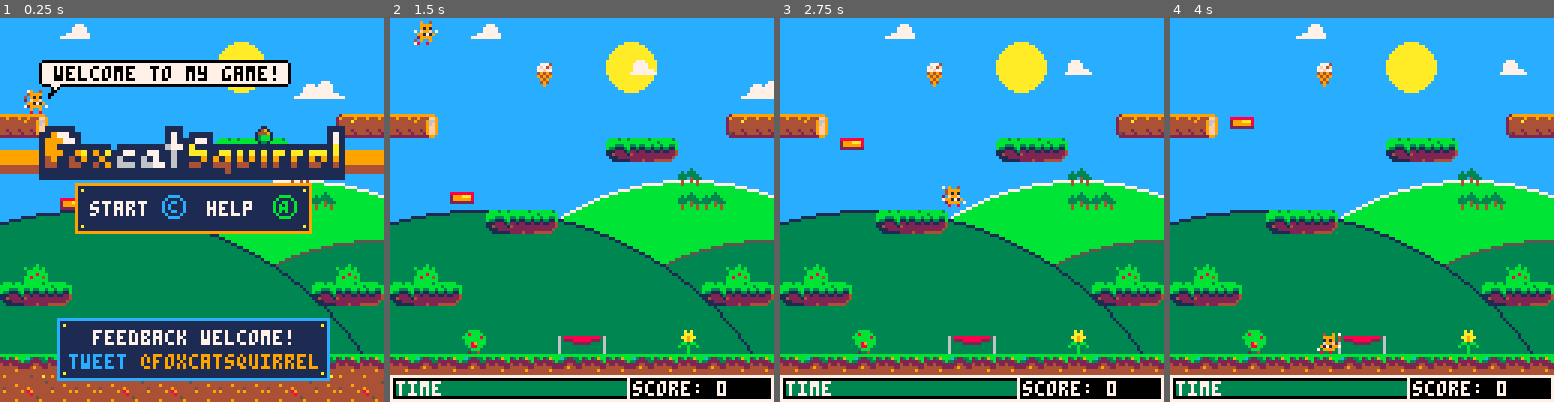
Above: before the commit, frames 1-4 (left to right).
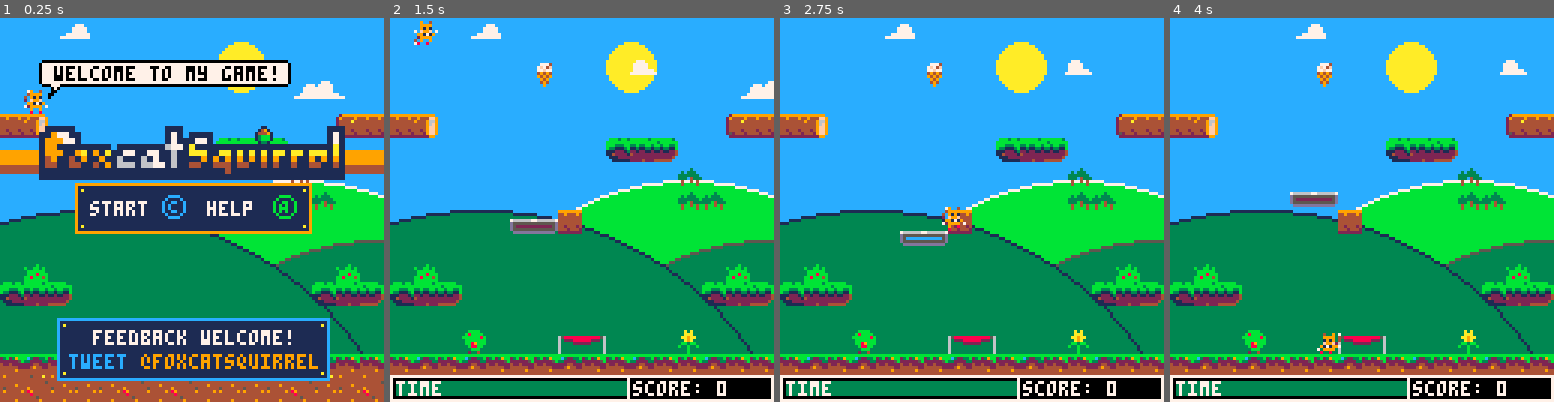
Above: after the commit, the same moments.

Repository: daddynewts/foxcatsquirrel
Game: PICO-8 cartridge foxcatsquirrel.p8
Same seed, same stepped clock (60 frames per second), same inputs: the game is played once before the commit and once after it.
Inputs:
- Up to frame 1 (0.25 s): no input
- Up to frame 2 (1.5 s): tap X (X key) at 0.33, 1.07 s; tap O (Z key) at 0.7 s
- Up to frame 3 (2.75 s): hold Right 1.6-2.1 s; tap O (Z key) at 1.7, 2.1, 2.5 s; tap X (X key) at 1.85 s; hold Right from 2.47 s (still down)
- Up to frame 4 (4 s): tap O (Z key) at 2.9, 3.3, 3.7 s; tap X (X key) at 2.97 s; release Right at 3.03 s; hold Left 3.08-3.58 s; hold Down 3.63-3.97 s

The runs differ from the first frame. In frame 1, 0.1% of the frame differs, in the area x 15-20%, y 46-50%; in frame 2, 1.6%; in frame 3, 2.2%, in the area x 15-50%, y 31-60%; in frame 4, 2.1%.

Commit message:
Moving platforms
They're working well! Except the horizontal ones so far.

Diff:
--- a/foxcatsquirrel.p8
+++ b/foxcatsquirrel.p8
@@ -7,6 +7,10 @@
 -- init + variables
 
 function _init()
+
+  level=0
+ count=0
+ points=0
 
  delay=100
 
@@ -72,20 +76,21 @@
   dead=false,
   }
 
- level=0
- count=0
- points=0
 
  cam_x=level*128
  cam_y=0
 
  -- v for vertical
  vplatform={
-  x=20,
+  x=40,
   y=60,
   maxy=100,
   miny=10,
-  sp=30,
+  dy=0,
+  spoffl=20,
+  spoffr=21,
+  sponl=22,
+  sponr=23,
  }
 
  -- h for horizontal
@@ -346,7 +351,7 @@
 
  player.dx*=friction
 
- -- controls
+  -- controls
  if btn(⬅️) then
     player.dx-=player.acc
     player.running=true
@@ -537,6 +542,9 @@
  if player.y<1 then
     player.y=1
  end
+
+-- vplatform.dy+=gravity
+ vplatform.y+=vplatform.dy
 end
 
 function player_animate()
@@ -724,7 +732,59 @@
  end
 end
 -->8
--- empty
+-- gimmicks
+
+function level_gimmicks()
+
+ -- moving platform
+ --vplatform.x-=2*sin(t())
+ vplatform.y-=2*cos(t())
+
+ --vplatform.y-=4*sin(t())
+
+ if vplatform.y > player.y---8 -- -4
+ and vplatform.y < player.y+8 -- +4
+  and vplatform.x > player.x-15 -- 4
+  and vplatform.x < player.x+6
+  and player.dy>0
+   then
+    player.y=vplatform.y-8
+    vplatform.spoffl=vplatform.sponl
+    vplatform.spoffr=vplatform.sponr
+   --player.x=vplatform.x
+    player.dy=0
+    --player.dx=0
+    player.landed=true
+    player.jumping=false
+    player.falling=false
+    player.gliding=false
+   else vplatform.spoffl=20
+        vplatform.spoffr=21
+    end
+
+ hplatform.x+=sin(t())
+
+ if  hplatform.y > player.y -- -4
+  and hplatform.y < player.y+8 -- +4
+  and hplatform.x > player.x-6 -- 4
+  and hplatform.x < player.x+6
+   then
+    player.y=hplatform.y-8
+    player.x=hplatform.x
+    player.dy=0
+    player.landed=true
+    player.jumping=false
+    player.falling=false
+    player.gliding=false
+   end
+
+-- bungee
+--if level==0 and
+-- player.y>=80 then
+--  player.dy-=2
+-- end
+end
+
 -->8
 -- grabbables
 
@@ -792,7 +852,7 @@
 function add_foodpoints()
  points+=flr(10000/timeleft)
  timeleft+=timegain	 --default 25?
- count+=10
+ count+=1
  del(foods,food)
  sfx(eat_sfx)
  crumb=pget(food.x+3,food.y+3)
@@ -901,7 +961,8 @@
   circ(30,174,110,1) -- left outline
   circfill(80,16,8,10) -- sun
   draw_clouds()
-  spr(vplatform.sp, vplatform.x,vplatform.y)
+  spr(vplatform.spoffl, vplatform.x,vplatform.y)
+  spr(vplatform.spoffr, vplatform.x+8,vplatform.y)
 
  end
 
@@ -961,51 +1022,6 @@
   music(music_level3)
  end
 end
-
-function level_gimmicks()
-
- -- moving platform
- --platform.x-=0.1
- --platform.y+=0.5
-
- vplatform.y-=3*sin(t())
-
- if vplatform.y > player.y+7 -- -4
-  and vplatform.y < player.y+8 -- +4
-  and vplatform.x > player.x-6 -- 4
-  and vplatform.x < player.x+6
-   then
-    player.y=vplatform.y-8
-    player.dy=0
-    player.landed=true
-    player.jumping=false
-    player.falling=false
-    player.gliding=false
-   end
-
- hplatform.x+=sin(t())
-
- if  hplatform.y > player.y -- -4
-  and hplatform.y < player.y+8 -- +4
-  and hplatform.x > player.x-6 -- 4
-  and hplatform.x < player.x+6
-   then
-    player.y=hplatform.y-8
-    player.x=hplatform.x
-    player.dy=0
-    player.landed=true
-    player.jumping=false
-    player.falling=false
-    player.gliding=false
-   end
-
--- bungee
---if level==0 and
--- player.y>=80 then
---  player.dy-=2
--- end
-end
-
 -->8
 -- menus
 
@@ -1515,14 +1531,14 @@
 00700700729999070299990072999907029999077299990772999900029999000099990079917190707777070077770067122777677221774af0000002288880
 00000000009009000090090000900800008008000080090000800800409009000090090000999907007007000070070006782770067287704a90000002888880
 00000000008008000080080000800000000000000000080000000000780080000008008000080080007007000070070000677700006777000400000002888880
-bbbbbbbb44444444bbbbbbbbbbbbbbbbbbbbbbbb444444400444444444444444bbbbbb0000bbbbbb00ff0000000800000777400008e800008888888800000000
-23b239bb44444444b33223bbbc3333cbbc32233b44444440044444944444444533b3bbb00bbbdb330ffff000007887007f74f0008e7e80002999aaa800000000
-2222225b4444494433222222333222333322223344444540044444444444444422b133bbbb339b22ff2fff0007777f0077f77000e7e7e0002999999800000000
-42242222454444440224422222222220222442224444444004a44444494444442222223bb3222222ffff4f007ffff800494940008e7e80002222222200000000
-44444422494444490244944422244420224944224944444004444444489444444422223bb32222240f4ff000f78887009494900008e870000000000000000000
-44444944444444440444444444444a40444444444444444004444444448444444444d2bbbb24444400ff00008877ff0009490000000007000000000000000000
-4444444444444444045444944444444044444444444444400449444544445444f444443bb34444d400000000ffff000004940000000000700000000000000000
-49444444444449440444444444944440445444a44444494004444444444449444444442332444444000000000000000000900000000000070000000000000000
+bbbbbbbb44444444bbbbbbbb4444444476666667766666677666666776666667000000000000000000ff0000000800000777400008e800000000000000000000
+23b239bb44444444bc32233b44444445d55555555555555dd55555555555555d00000000000000000ffff000007887007f74f0008e7e80000000000000000000
+2222225b444449443322223344444444d52222222222225dd5cccccccccccc5d0000000000000000ff2fff0007777f0077f77000e7e7e0000000000000000000
+42242222454444442224422249444444d55555555555555dd55555555555555d0000000000000000ffff4f007ffff800494940008e7e80000000000000000000
+444444224944444922494422489444440dddddddddddddd00dddddddddddddd000000000000000000f4ff000f78887009494900008e870000000000000000000
+4444494444444444444444444484444400000000000000000000000000000000000000000000000000ff00008877ff0009490000000007000000000000000000
+4444444444444444444444444444544400000000000000000000000000000000000000000000000000000000ffff000004940000000000700000000000000000
+4944444444444944445444a444444944000000000000000000000000000000000000000000000000000000000000000000900000000000070000000000000000
 7777777777777777011666777d6667709999999002999999000003b07999799999a99979000000000000000000088000000bb000000000000077b0000077b000
 667666766676667601d6666766666c7049444ff929444494000003b09999999799999999000000b0007777000088780000b77b00000000000b17bb000b17bb00
 6766676667666766011666d6666667709444966924444a440000bb0099a99999799f999f00000b0b07aaaa90088887800bbaa7b00077b000bbbbbbb0bbbbbbb0
@@ -1726,7 +1742,7 @@
 
 
 __gff__
-00000000000000000000000023230381030303030303030303030000000003000101000001010007070000000023030302000101001101010b0000000000111103030303030101010000232323230000010100002323008023000000000000000303000001000000000000000000000000000302010000000000000000000000
+00000000000000000000000023230381030303030303030300000000000003030101000001010007070000000023030302000101001101010b0000000000111103030303030101010000230023230000010100002323008023000000000000000303000001000000000000000000000000000302010100000000000000000000
 0000000000000000000000000000000000000000000000000000000000000000000000000000000000000000000000000000000000000000000000000000000000000000000000000000000000000000000000000000000000000000000000000000000000000000000000000000000000000000000000000000000000000000
 __map__
 0000000000000000000000000000000000000000260000000000000000000000000000000000000000000000000040414300530000530000000053000053004100000000000000000000000000000000410000000000000000000000000000210000000000000000000000000000000000000000000000000000000000000000
@@ -1737,53 +1753,53 @@
 0000000000000000004546470000000000000000000000000000003a000000250000000000000000000000560000404143000000005300000000530000000041000000000000001e1e00000000000000410000000000000000000000000000410000000000000000000000000000000000000000000000000000000000000000
 00000000000000000000000065000000000000002536240000000000000000000000000000000000000000515151404143005200005300000000530000000041000000323200001e1e00000032320000410000000000000000000000000000410000000000000000000000000000000000000000000000000000000000000000
 00000000000000000000000065650000000000000000000000000000000000000000000000000000000000000000404143000000005300000000530000000041000000000000001e1e000000000000004100000000000000000000000000004100000000000000000000000000000000002b0000000000002b00000000002b00
-000000004546470000000000000000003624000000000000000029000000002500000000003500000000000000004041430000000053003e3f00530000000041000000000000001e1e00000000000000410000000000000000000000000000410000000000000000000000000000000000000000000000000000000000000000
+000000000000003700000000000000003624000000000000000029000000002500000000003500000000000000004041430000000053003e3f00530000000041000000000000001e1e00000000000000410000000000000000000000000000410000000000000000000000000000000000000000000000000000000000000000
 00000000000000000000000000000000002600000000000000002524000000000000000074740000000000000000404143000000005050505050500000000041000000000035001e1e00350000000000410000000050000000005000000000410000000000000000000000000000000000000000000000000000000000000000
 003c0000000000000000000000003c00000000000000000000000000000000000000000000000000000000000000404143000000000000000000000000520041000000000021201e1e202100000000004100000000212020202021000000004100000000000000000000000000000000000000002b0000000000002b00000000
 45464700000000000000000000454647000000000000253636240000000000257474000000000000000000000000404143000000520000000000000000000041000000000031001e1e00310000000000410000000031000000003100000000410000000000000000000000000000000000000000000000000000000000000000
 00000000000000000000000000000000000000000000000000000000000000003100000000630000006300000000404143000000006700520000670000000041000000000031001e1e00310000000000410000000031000000003100000000410000000000000000000000000000000000000000000000000000000000000000
 000000640000003e3f0000003b0000000029003b000000003c00003b00543c003100002900620000006200540000404143000f005477000000007754000f0041000000000031001e1e00310000000000410000000031000000003100000000410000000000000000000000000000000000000000000000000000000000000000
-1014101410101014101014101014101010141014141010141014141410141018606060606060000000606060606060604141424242424242424242424242423333333333333333333333333333333333410000500031000000003100500000416161616161616161616161616161616127272727272727272727272727272727
-1117111111171117111111111711111700000000000000000000000000000000000000000000000000000000000000000000000000000000000000000000000000000000000000000000000000000000003333333333333333333333333333330000000000000000000000000000000000000000000000000000000000000000
-…(42 lines of a section not shown)…
+1012101210101012101012101012101010121012121010121012121210121012606060606060000000606060606060604141424242424242424242424242423333333333333333333333333333333333410000500031000000003100500000416161616161616161616161616161616127272727272727272727272727272727
+1113111111131113111111111311111313131313131313131313131313131313000000000000000000000000000000000000000000000000000000000000000000000000000000000000000000000000003333333333333333333333333333330000000000000000000000000000000000000000000000000000000000000000
+…(42 lines of a section not shown)…
